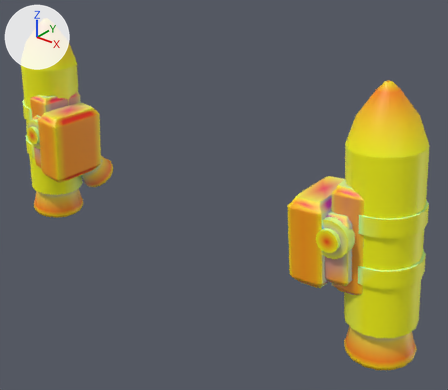
What one commit did to the glTF model models/parts/llm_gen_leg_thrusters_021_06e89b.glb.
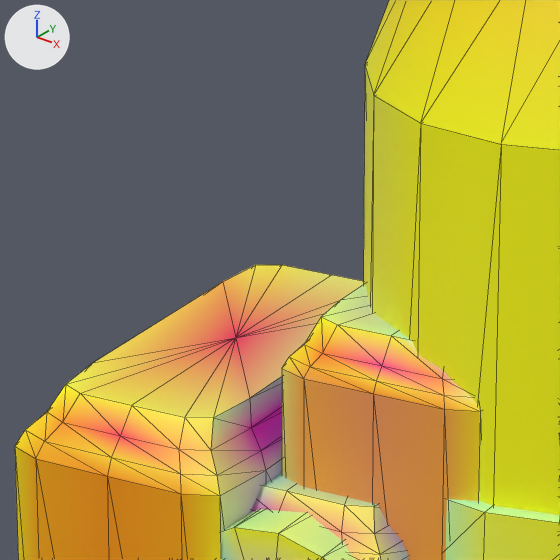
The first picture shows the older version from a camera (50 mm lens) standing at (65.1, -67.6, 42.0) and looking at (5.6, 6.8, -4.1). The close-ups show the older and then the newer version on the part from 64% to 84% of the width and 34% to 58% of the height of that picture. Only the edits that show in the close-ups are written down. Lighting does not change. The marker at upper left points along +X, +Y and +Z. The close-ups show mesh edges as thin lines. Vertices at exactly the same position are counted once.

Names of what the first close-up shows: 'adapter_calf_clamp_r', 'adapter_sub_tank_cradle_dark_0_adapter_dark_r', 'calf_fuel_tank_1_adapter_dark_r', 'tank_clamp_gold_3_gold_r', 'tank_upper_cone_2_amber_optic_r'.
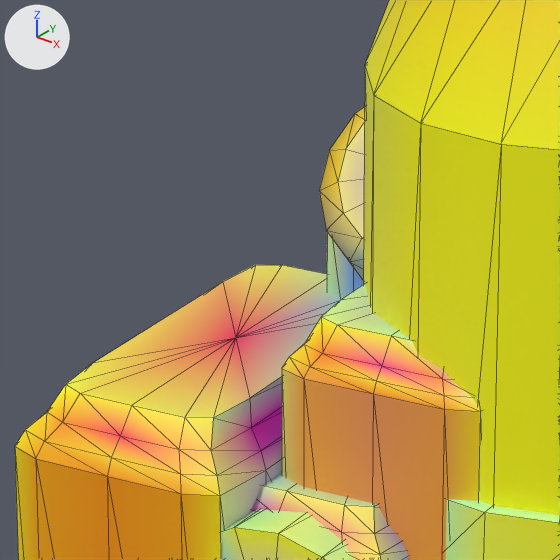
The change, as a diff of the scene's bpy script:
```diff
--- a/models/parts/llm_gen_leg_thrusters_021_06e89b.glb.py
+++ b/models/parts/llm_gen_leg_thrusters_021_06e89b.glb.py
@@ me_adapter_calf_clamp_r @@
 me_adapter_calf_clamp_r.from_pydata(...)  # 262 vertices, 512 faces; spans x 24.75..34.56, y -4.0..7.0, z -7.69..5.69
 # used by ob_adapter_calf_clamp_r; location = (0.0, 0.0, 0.0)
+# me_adapter_calf_clamp_r part 1: 124 faces centred in x 25.26..31.96, y -1.46..7.0, z -7.63..5.63 are repainted in the vertex colours, in many colours
 me_adapter_calf_clamp_r.materials.append(mat_defaultmaterial)
@@ me_adapter_leg_vernier_pod_dark_6_adapter_dark_r @@
 # used by ob_adapter_leg_vernier_pod_dark_6_adapter_dark_r; location = (0.0, 0.0, 0.0)
-me_adapter_leg_vernier_pod_dark_6_adapter_dark_r.from_pydata(...)  # 114 vertices, 224 faces; spans x 27.6..33.4, y 2.92..8.15, z -8.61..-2.55
+me_adapter_leg_vernier_pod_dark_6_adapter_dark_r.from_pydata(...)  # 114 vertices, 224 faces; spans x 27.48..33.52, y 4.77..10.22, z 2.6..8.91
+# me_adapter_leg_vernier_pod_dark_6_adapter_dark_r part 2: 143 kept faces spanning x 27.48..33.52, y 4.77..10.22, z 2.6..8.91 get new vertex colours
+# edits to the shape of me_adapter_leg_vernier_pod_dark_6_adapter_dark_r do not show in these pictures
 me_adapter_leg_vernier_pod_dark_6_adapter_dark_r.materials.append(mat_defaultmaterial_020)
@@ me_addon_leg_bell_7_vernier_bell_gimbal_collar_dark_r @@
 # used by ob_addon_leg_bell_7_vernier_bell_gimbal_collar_dark_r; location = (0.0, 0.0, 0.0)
-me_addon_leg_bell_7_vernier_bell_gimbal_collar_dark_r.from_pydata(...)  # 98 vertices, 192 faces; spans x 27.6..33.4, y 0.1..6.97, z -6.13..0.55
+me_addon_leg_bell_7_vernier_bell_gimbal_collar_dark_r.from_pydata(...)  # 98 vertices, 192 faces; spans x 27.88..33.12, y 2.56..9.06, z 4.68..11.19
+# me_addon_leg_bell_7_vernier_bell_gimbal_collar_dark_r part 3: 98 vertices added at x 27.88..33.12, y 2.56..9.06, z 4.68..11.19
+# other edits to the shape of me_addon_leg_bell_7_vernier_bell_gimbal_collar_dark_r do not show in these pictures
 me_addon_leg_bell_7_vernier_bell_gimbal_collar_dark_r.materials.append(mat_defaultmaterial_024)
```

Changed parts and their boxes [x1, y1, x2, y2] in the close-ups (560 x 560 px):
'addon_leg_bell_7_vernier_bell_gimbal_collar_dark_r', reshaped (not visible before): after [319, 107, 365, 280]
'adapter_leg_vernier_pod_dark_6_adapter_dark_r', reshaped (not visible before): after [327, 232, 363, 297]
part 1 of me_adapter_calf_clamp_r, recoloured: before [185, 265, 363, 397]; after [185, 265, 344, 397]
